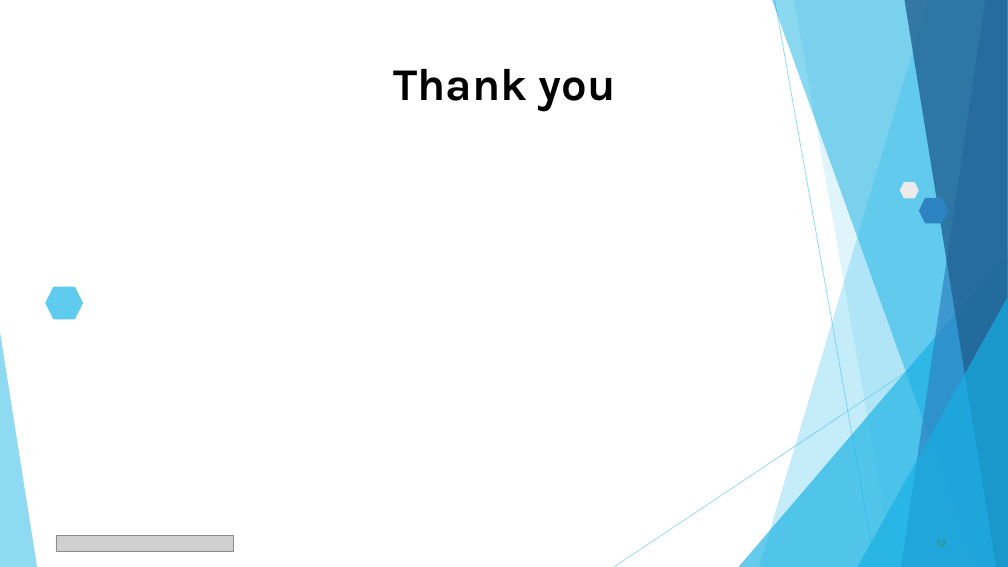
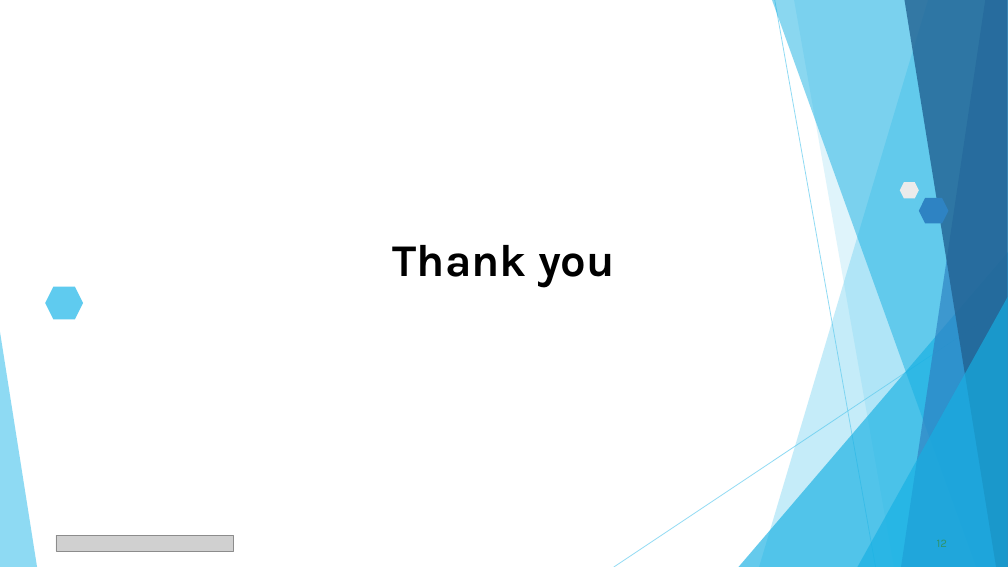
Before and after one commit to KrishnaG-101/VOIS_AICTE_Oct2025_KrishnaGelra, a slide deck: slide 12 of Krishna Gelra - Air BNB Hotel Booking Analysis Project PPT.pptx. Drawn at 1008x567 pixels with LibreOffice and Linux fonts; fonts in the diff are those of the drawing; grey boxes stand for pictures. Boxes give left, top, right and bottom in pixels: in the first picture for what was removed or moved away, otherwise in the second. Text is boxed around its words. In the diff, an @@ line names an element or a change of style, - is before the commit and + after.

```diff
--- a/Krishna Gelra - Air BNB Hotel Booking Analysis Project PPT.pptx
+++ b/Krishna Gelra - Air BNB Hotel Booking Analysis Project PPT.pptx
@@ title "Thank you" moved from (x1=393, y1=69, x2=616, y2=112) to (x1=393, y1=245, x2=615, y2=288) @@
```
